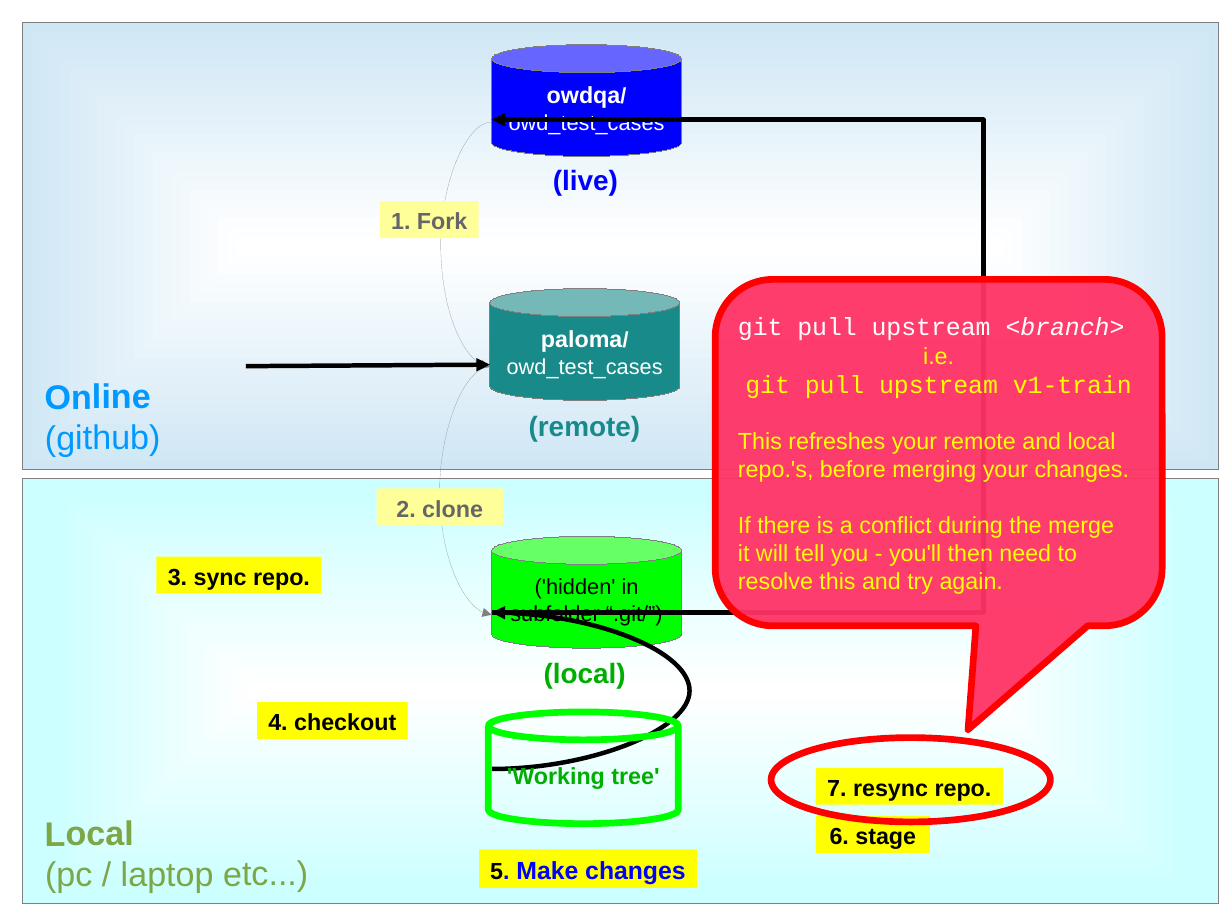
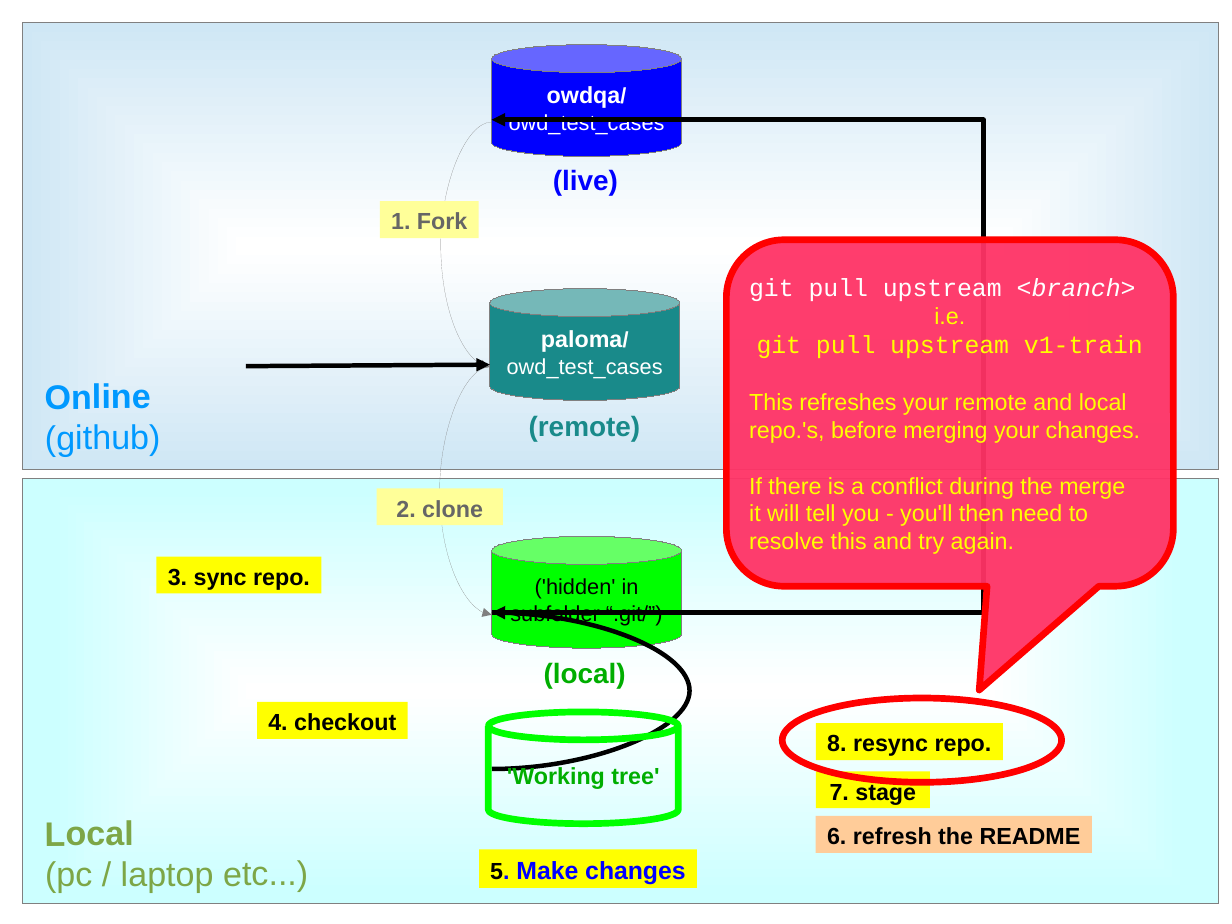
Before and after one commit to owdqa/owd_test_cases, a slide deck: slide 13 of Docs/Github guide.odp (slide 12 before the commit). Drawn at 1232x924 pixels with LibreOffice and Linux fonts; fonts in the diff are those of the drawing. Boxes give left, top, right and bottom in pixels: in the first picture for what was removed or moved away, otherwise in the second. Text is boxed around its words. In the diff, an @@ line names an element or a change of style, - is before the commit and + after.

```diff
--- a/Docs/Github guide.odp
+++ b/Docs/Github guide.odp
@@ rounded speech box "git pull upstream <branch>" moved from (x1=715, y1=279, x2=1163, y2=626) to (x1=727, y1=240, x2=1174, y2=587) @@
@@ ellipse moved from (x1=771, y1=738, x2=1051, y2=822) to (x1=783, y1=699, x2=1062, y2=783) @@
@@ rectangle "8. resync repo." moved from (x1=816, y1=768, x2=1003, y2=805) to (x1=816, y1=723, x2=1003, y2=760) @@
@@ text in rectangle at (x1=827, y1=734, x2=992, y2=756): text changed @@
-7. resync repo.
+8. resync repo.
@@ rectangle "7. stage" moved from (x1=816, y1=816, x2=930, y2=853) to (x1=816, y1=771, x2=930, y2=808) @@
@@ text in rectangle at (x1=830, y1=781, x2=916, y2=805): text changed @@
-6. stage
+7. stage
@@ rectangle added at (x1=816, y1=816, x2=1092, y2=853), fill #FFCC99, 15 pt, text #000000, bold @@
+6. refresh the README
```
Also in this commit, not shown: 10 other slides changed, 1 other file.
